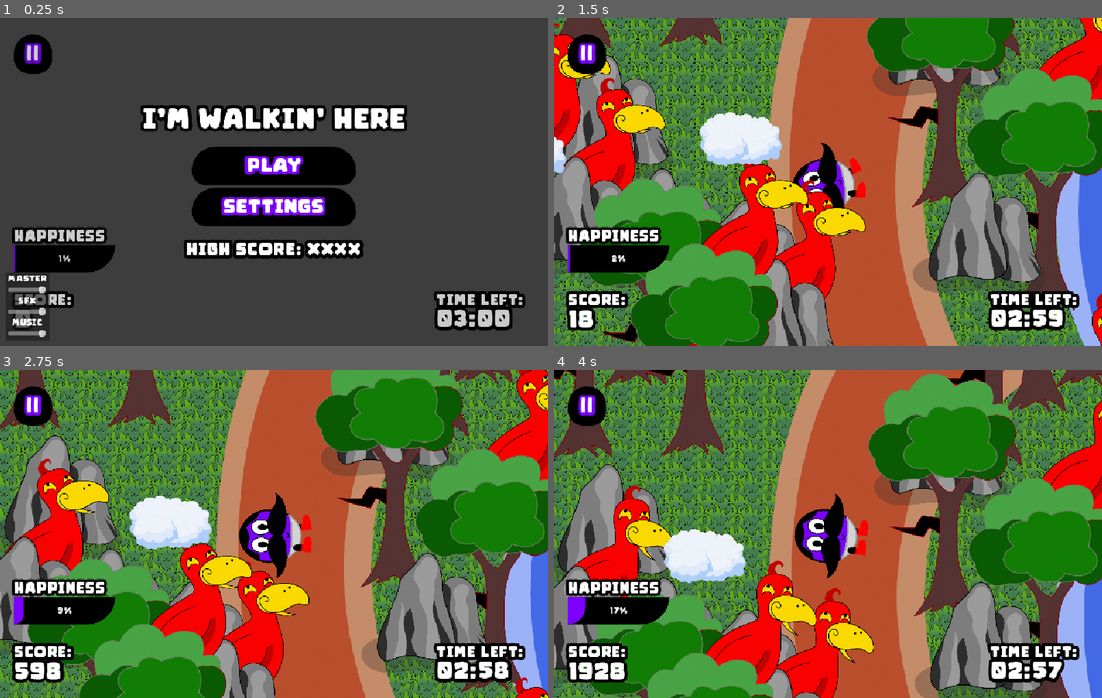
Above: before the commit, frames 1-4 (two rows, left to right).
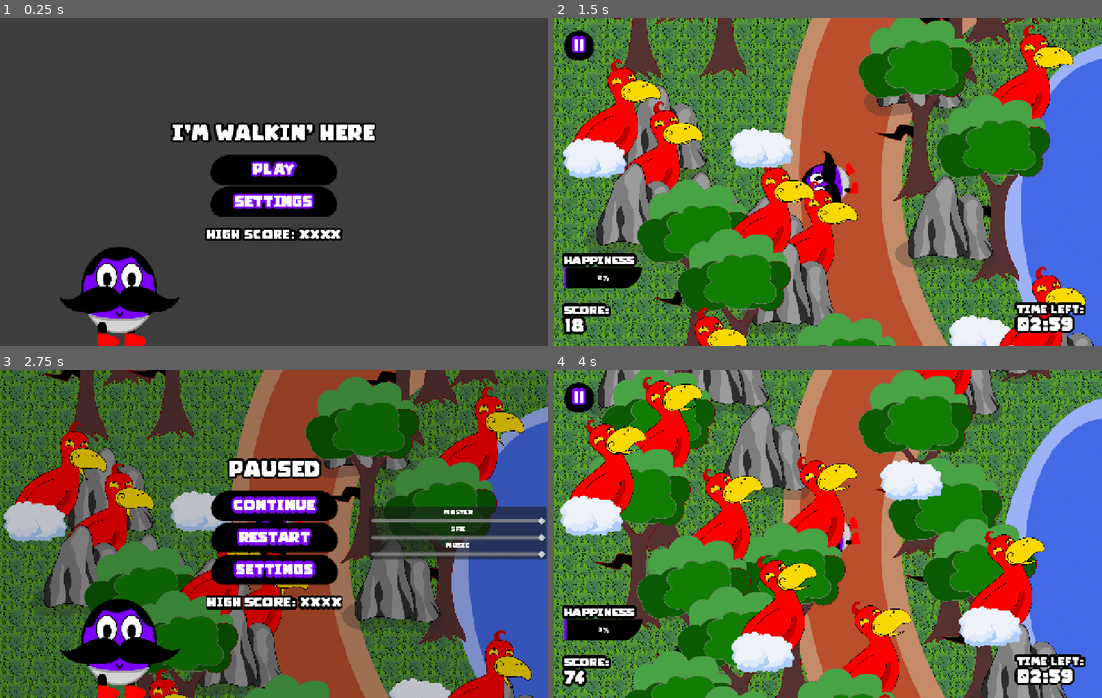
Above: after the commit, the same moments.

Repository: HyperGameDev/im-walking-here
Game: Godot game, scene res://scenes/main_scene.tscn
Same seed, same stepped clock (60 frames per second), same inputs: the game is played once before the commit and once after it.
Inputs (mouse positions are in pixels of both pictures, inside the frame that each line leads up to):
- Up to frame 1 (0.25 s): no input
- Up to frame 2 (1.5 s): click "SETTINGS" at 0.5 s; click "PLAY" at 1.25 s
- Up to frame 3 (2.75 s): click (27, 396) at 2 s, where only the run after the commit has a clickable "||"
- Up to frame 4 (4 s): click (828, 537) at 2.75 s, where only the run after the commit has a clickable "RESTART"; click (828, 520) at 3.5 s, where only the run after the commit has a clickable "PLAY"

The runs differ from the first frame. In frame 1, 20% of the frame differs, in the area x 1-96%, y 5-100%; in frame 2, 74%; in frame 3, 95%, in the area x 0-100%, y 0-100%; in frame 4, 83%.

Commit message:
UI, main menu improvements

Diff:
--- a/project.godot
+++ b/project.godot
@@ -29,8 +29,8 @@
 
 [display]
 
-window/size/viewport_width=1000
-window/size/viewport_height=600
+window/size/viewport_width=1300
+window/size/viewport_height=780
 window/stretch/mode="canvas_items"
 
 [gui]
--- a/scenes/main_menu.tscn
+++ b/scenes/main_menu.tscn
@@ -1,8 +1,9 @@
-[gd_scene load_steps=6 format=3 uid="uid://bx0jwniwoa425"]
+[gd_scene load_steps=7 format=3 uid="uid://bx0jwniwoa425"]
 
 [ext_resource type="Script" uid="uid://dll71u2naug44" path="res://scripts/main_menu.gd" id="1_ekxnf"]
 [ext_resource type="Theme" uid="uid://dfirkxaumd5y0" path="res://ui/ui_theme_1.tres" id="1_l6cm7"]
 [ext_resource type="PackedScene" uid="uid://cwj4d3gf6i1jt" path="res://scenes/menu_addon/audio_bars.tscn" id="3_bqqt6"]
+[ext_resource type="PackedScene" uid="uid://xjp3chnbhys2" path="res://assets/animated_sprite_sheets/player_sprites.tscn" id="4_wu84c"]
 
 [sub_resource type="Gradient" id="Gradient_ekxnf"]
 offsets = PackedFloat32Array(0)
@@ -56,13 +57,14 @@
 theme = ExtResource("1_l6cm7")
 text = "PLAY"
 
-[node name="Button_Settings" type="Button" parent="MarginContainer/VBoxContainer"]
+[node name="Button_Continue" type="Button" parent="MarginContainer/VBoxContainer"]
 unique_name_in_owner = true
+visible = false
 custom_minimum_size = Vector2(300, 0)
 layout_mode = 2
 size_flags_horizontal = 4
 theme = ExtResource("1_l6cm7")
-text = "SETTINGS"
+text = "Continue"
 
 [node name="Button_Replay" type="Button" parent="MarginContainer/VBoxContainer"]
 unique_name_in_owner = true
@@ -71,7 +73,15 @@
 layout_mode = 2
 size_flags_horizontal = 4
 theme = ExtResource("1_l6cm7")
-text = "REPLAY"
+text = "RESTART"
+
+[node name="Button_Settings" type="Button" parent="MarginContainer/VBoxContainer"]
+unique_name_in_owner = true
+custom_minimum_size = Vector2(300, 0)
+layout_mode = 2
+size_flags_horizontal = 4
+theme = ExtResource("1_l6cm7")
+text = "SETTINGS"
 
 [node name="HSeparator" type="HSeparator" parent="MarginContainer/VBoxContainer"]
 custom_minimum_size = Vector2(0, 20)
@@ -87,12 +97,17 @@
 
 [node name="settings_panel" type="MarginContainer" parent="."]
 unique_name_in_owner = true
-anchors_preset = 2
-anchor_top = 1.0
-anchor_bottom = 1.0
-offset_top = -40.0
-offset_right = 40.0
-grow_vertical = 0
+visible = false
+anchors_preset = 6
+anchor_left = 1.0
+anchor_top = 0.5
+anchor_right = 1.0
+anchor_bottom = 0.5
+offset_left = -436.0
+offset_top = -70.0
+offset_bottom = 71.0
+grow_horizontal = 0
+grow_vertical = 2
 theme_override_constants/margin_left = 10
 theme_override_constants/margin_top = 5
 theme_override_constants/margin_right = 5
@@ -137,3 +152,6 @@
 [node name="AudioBars3" parent="settings_panel/PanelContainer/MarginContainer/VBoxContainer" instance=ExtResource("3_bqqt6")]
 layout_mode = 2
 audioBus = "Music"
+
+[node name="Player" parent="." instance=ExtResource("4_wu84c")]
+position = Vector2(288, 656)
--- a/scenes/ui.tscn
+++ b/scenes/ui.tscn
@@ -18,7 +18,9 @@
 [node name="VSplitContainer" type="VSplitContainer" parent="Container_Left"]
 layout_mode = 2
 mouse_filter = 2
-split_offset = 345
+theme = ExtResource("1_nt7q6")
+split_offset = 520
+dragging_enabled = false
 
 [node name="Button_Pause" type="Button" parent="Container_Left/VSplitContainer"]
 unique_name_in_owner = true
@@ -26,7 +28,6 @@
 layout_mode = 2
 size_flags_horizontal = 0
 size_flags_vertical = 0
-mouse_filter = 2
 theme = ExtResource("1_nt7q6")
 theme_override_font_sizes/font_size = 36
 text = "||"
--- a/scripts/game_manager.gd
+++ b/scripts/game_manager.gd
@@ -14,6 +14,8 @@
 func restart_game() -> void:
 	reset_vals()
 
+	get_tree().change_scene_to_file("res://scenes/main_scene.tscn")
+
 func reset_vals() -> void:
 	score = 0
 	#score_mult = 1.
--- a/scripts/main_menu.gd
+++ b/scripts/main_menu.gd
@@ -5,10 +5,12 @@
 signal update_menu_state
 
 var menu_state: menu_states
-enum menu_states {MAIN_MENU,GAME_OVER,PAUSE,GAMEPLAY}
+enum menu_states {MAIN_MENU,GAME_OVER,PAUSE,PRE_GAMEPLAY,GAMEPLAY}
 
 @onready var button_play: Button = %Button_Play
 @onready var button_settings: Button = %Button_Settings
+@onready var button_continue: Button = %Button_Continue
+@onready var button_replay: Button = %Button_Replay
 
 
 @onready var label_header: Label = %Label_Header
@@ -20,13 +22,21 @@
 	ref = self
 
 func _ready() -> void:
+	button_replay.pressed.connect(_on_replay_pressed)
+	button_continue.pressed.connect(_on_continue_pressed)
 	button_play.pressed.connect(_on_play_pressed)
 	button_settings.pressed.connect(_on_settings_pressed)
 	update_menu_state.connect(_on_update_menu_state)
 	update_menu_state.emit(menu_states.MAIN_MENU)
 
+func _on_replay_pressed() -> void:
+	GameManager.restart_game()
+
+func _on_continue_pressed() -> void:
+	update_menu_state.emit(menu_states.GAMEPLAY)
+
 func _on_play_pressed() -> void:
-	update_menu_state.emit(menu_states.GAMEPLAY)
+	update_menu_state.emit(menu_states.PRE_GAMEPLAY)
 
 func _on_settings_pressed() -> void:
 	settings_panel.visible = !settings_panel.visible
@@ -34,22 +44,37 @@
 
 func _on_update_menu_state(state:menu_states) -> void:
 	menu_state = state
+
+	UI.ref.visible = menu_state == menu_states.GAMEPLAY
+
 	print("MENU STATE: ",str(menu_states.keys()[menu_state]))
 	match menu_state:
-		menu_states.GAMEPLAY:
-			gameplay.visible = true
-			visible = false
+		menu_states.PRE_GAMEPLAY:
+			update_menu_state.emit(menu_states.GAMEPLAY)
 			if Player.ref != null:
 				Player.ref.walk_state()
 			AudioManager.play_game()
 			get_tree().call_group("spawners", "start_round")
+		menu_states.GAMEPLAY:
+			gameplay.visible = true
+			visible = false
 		menu_states.MAIN_MENU:
+			button_play.visible = true
+			button_continue.visible = false
+			button_settings.visible = true
+			button_replay.visible = false
+
 			gameplay.visible = false
 			label_header.text = "I'M WALKIN' HERE"
 			visible = true
 			AudioManager.play_menu()
 			get_tree().call_group("spawners", "cleanup")
 		menu_states.GAME_OVER:
+			button_play.visible = false
+			button_continue.visible = false
+			button_settings.visible = false
+			button_replay.visible = true
+
 			visible = true
 			label_header.text = "WALK OVER"
 			GameManager.finish_round()
@@ -57,9 +82,14 @@
 			if Player.ref != null:
 				Player.ref.idle_state()
 		menu_states.PAUSE:
+			button_play.visible = false
+			button_continue.visible = true
+			button_settings.visible = true
+			button_replay.visible = true
+
 			visible = true
 			label_header.text = "PAUSED"
 			if Player.ref != null:
 				Player.ref.stop_state()
 
-	get_tree().paused = state == menu_states.PAUSE
+	get_tree().paused = menu_state == menu_states.PAUSE
--- a/scripts/path.gd
+++ b/scripts/path.gd
@@ -16,7 +16,7 @@
 	Main_Menu.ref.update_menu_state.connect(_on_update_menu_state)
 
 func _on_update_menu_state(state) -> void:
-	if state == Main_Menu.ref.menu_states.GAMEPLAY:
+	if state == Main_Menu.ref.menu_states.PRE_GAMEPLAY:
 		begin_walking()
 
 func begin_walking() -> void:
--- a/scripts/ui.gd
+++ b/scripts/ui.gd
@@ -5,9 +5,16 @@
 @onready var progress_happiness: ProgressBar = %Progress_Happiness
 @onready var label_score: Label = %Label_Score_Value
 @onready var label_time: Label = %Label_Time_Value
+@onready var button_pause: Button = %Button_Pause
 
 func _init() -> void:
 	ref = self
+
+func _ready() -> void:
+	button_pause.pressed.connect(_on_pause_pressed)
+
+func _on_pause_pressed() -> void:
+	Main_Menu.ref.update_menu_state.emit(Main_Menu.ref.menu_states.PAUSE)
 
 func _process(delta: float) -> void:
 	label_score.text = str(GameManager.score)
@@ -19,6 +26,7 @@
 	else:
 		GameManager.finish_round()
 		#
+
 func reduce_happiness(amount:float) -> void:
 	progress_happiness.value -= amount
 
Not shown, changed: .gitignore
